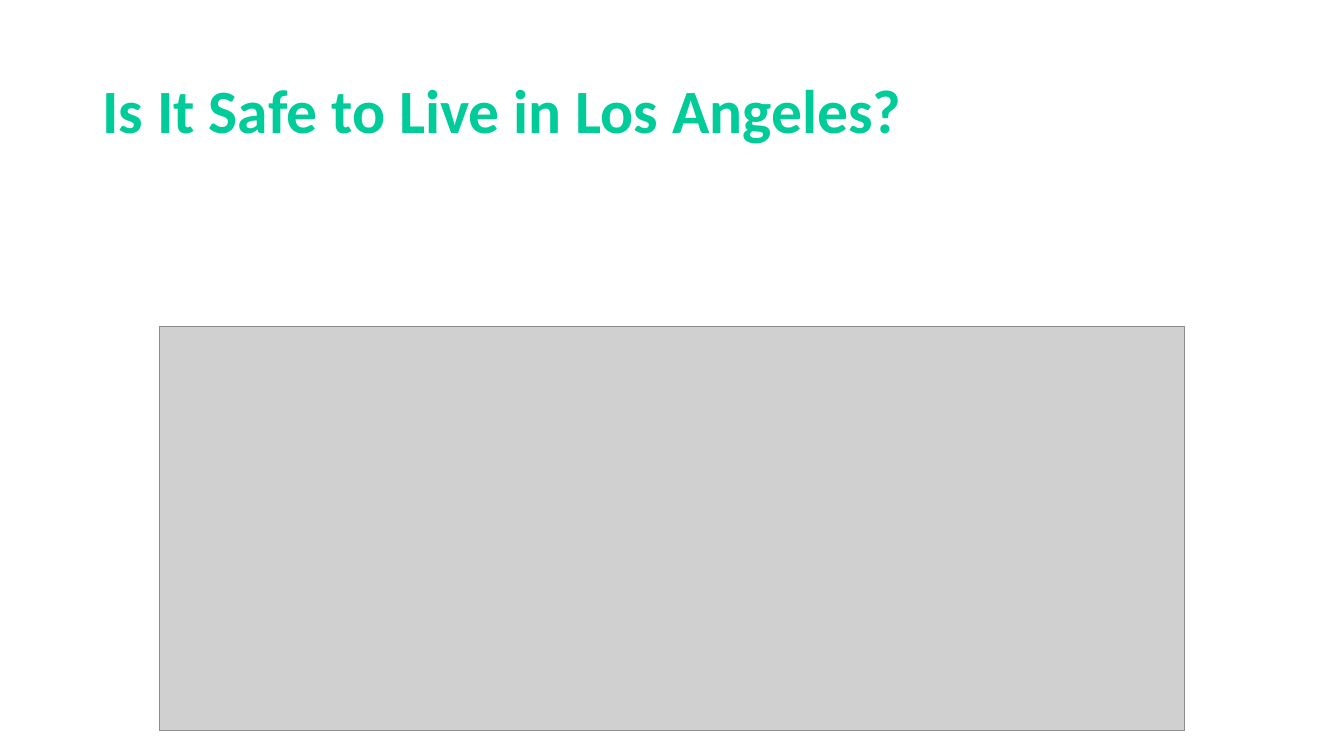
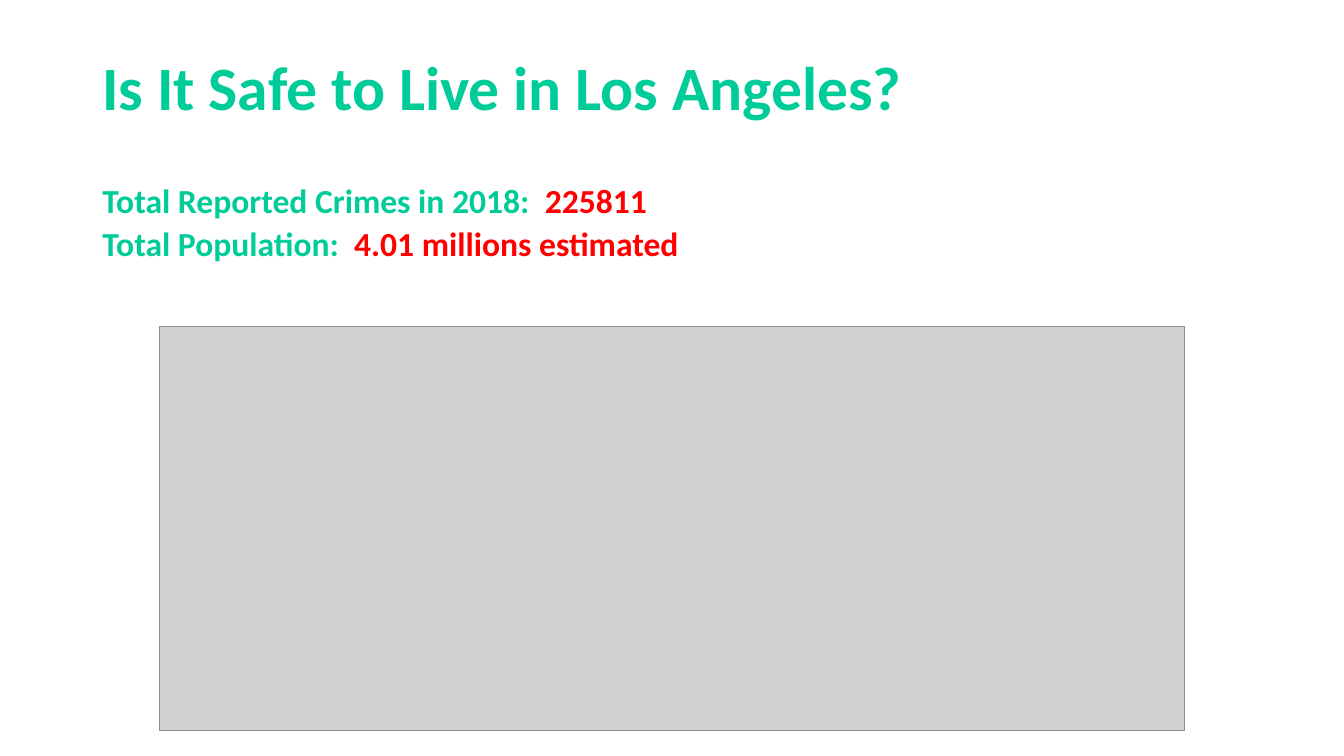
Before and after one commit to frederikdebruyker/Los-Angeles-Crime-Statistics, a slide deck: slide 10 of Presentation Project1 - Los Angeles Crime Statistics.pptx. Drawn at 1344x756 pixels with LibreOffice and Linux fonts; fonts in the diff are those of the drawing; grey boxes stand for pictures. Boxes give left, top, right and bottom in pixels: in the first picture for what was removed or moved away, otherwise in the second. Text is boxed around its words. In the diff, an @@ line names an element or a change of style, - is before the commit and + after.

```diff
--- a/Presentation Project1 - Los Angeles Crime Statistics.pptx
+++ b/Presentation Project1 - Los Angeles Crime Statistics.pptx
@@ title at (102,66,901,262): text changed; size 44 to 24 pt @@
-Is It Safe to Live in Los Angeles?
+Is It Safe to Live in Los Angeles?
+Total Reported Crimes in 2018: 225811
+Total Population: 4.01 millions estimated
```
Also in this commit, not shown: 3 other files.
